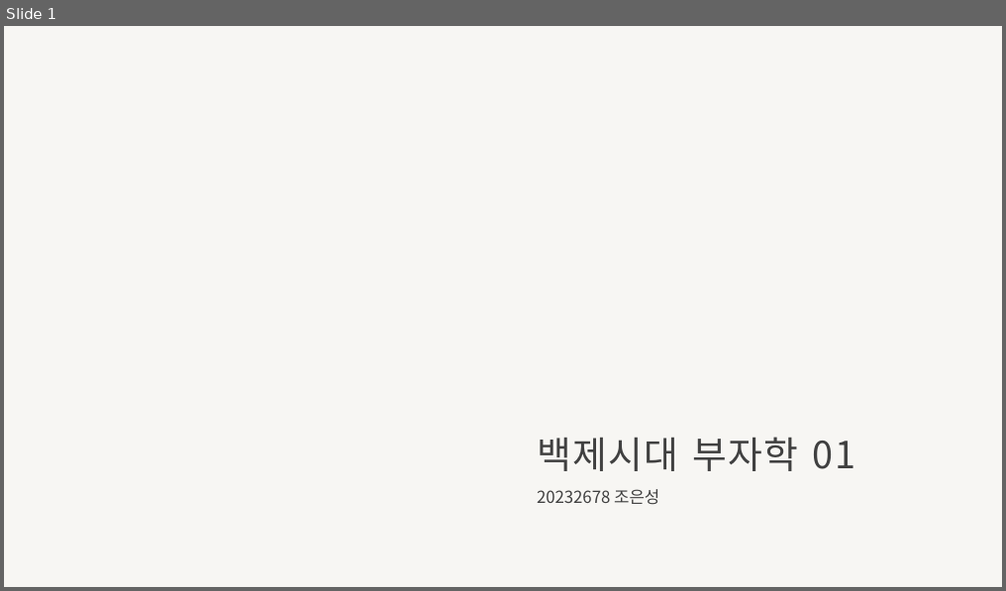
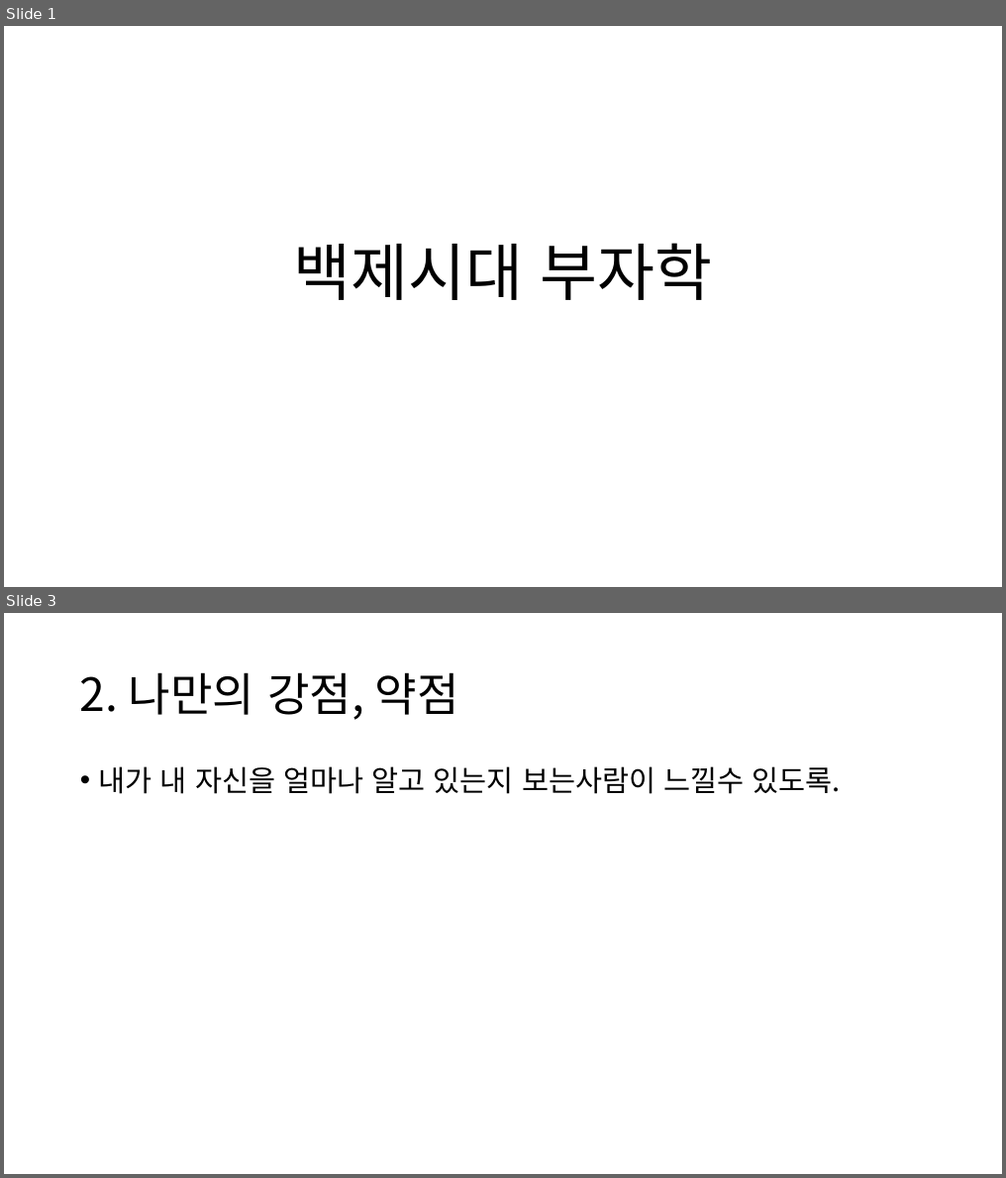
Before and after one commit to EunSeong-Jo/DMU, a slide deck: 1-freshman/2st-semester/백세시대부자학/백제시대부자학-조은성.pptx. Shown one above the other, each under a label of ours: slide 1 before the commit, slides 1 and 3 after it; the slides between them are not shown. The pictures are 1006x591 and 1006x1178 pixels, drawn with LibreOffice and Linux fonts; fonts in the diff are those of the drawing; background and template pictures are left out. Boxes give left, top, right and bottom in pixels: in the first picture for what was removed or moved away, otherwise in the second. Text is boxed around its words. In the diff, an @@ line names an element or a change of style, - is before the commit and + after.

```diff
--- a/1-freshman/2st-semester/백세시대부자학/백제시대부자학-조은성.pptx
+++ b/1-freshman/2st-semester/백세시대부자학/백제시대부자학-조은성.pptx
@@ slide 3 added at [4,613,1002,1174], background #FFFFFF @@
@@ title added at [80,672,459,720], 44 pt, text #000000 @@
+2. 나만의 강점, 약점
@@ text added at [99,766,841,794], 28 pt, text #000000 @@
+• 내가 내 자신을 얼마나 알고 있는지 보는사람이 느낄수 있도록.
@@ slide 1 changed as well @@
@@ background #F7F6F3 to #FFFFFF @@
@@ title at [293,243,713,300]: text changed; size 36 to 60 pt; text colour #404040 to #000000 @@
-백제시대 부자학 01
+백제시대 부자학
@@ subtitle removed at [537,489,659,505] @@
-20232678 조은성
```
Also in this commit, not shown: 5 other slides added, 21 slides removed, 8 other files.
